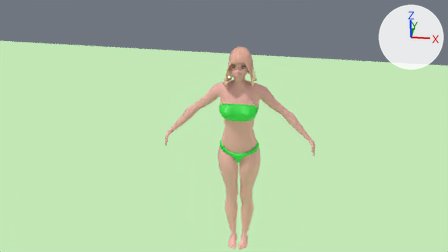
Before and after pictures for a commit that changed the Blender file WIP/human2.blend.
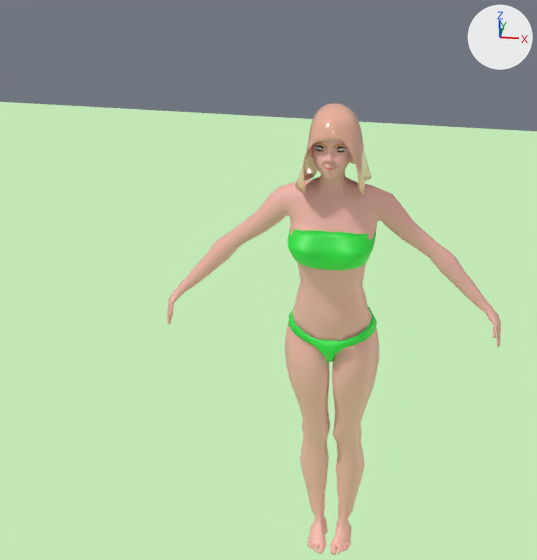
There are two pictures of each version: one from the file's camera 'Camera', one close up on the part from 20% to 74% of the width and 0% to 100% of the height. Lighting does not change. The marker at upper right points along +X, +Y and +Z.

The first close-up shows 'Bra', 'Grass', 'Human', 'Short Hair'.
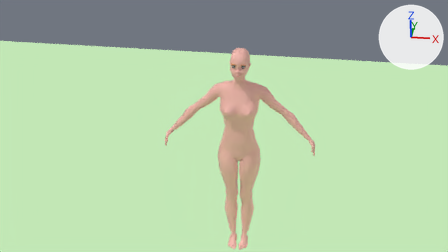
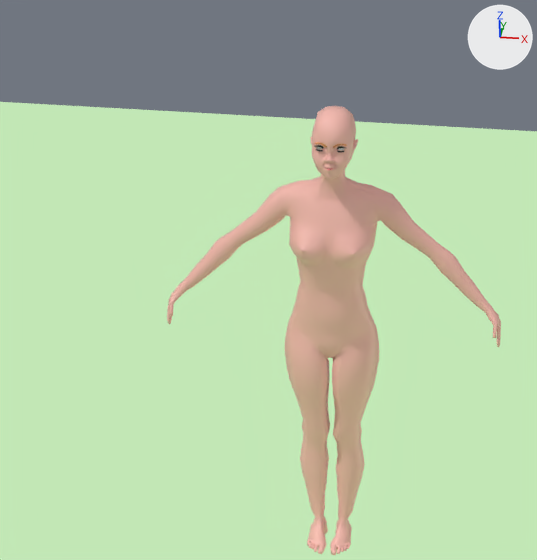
The change in detail:
Object 'Bra' (ob_bra) is deleted.
Object 'Short Hair' (ob_short_hair) is deleted.

Location of each change, (x1, y1, x2, y2) in pixels of the close-ups (537 x 560 px):
'Bra', deleted (green)
    before: (288, 229, 377, 362)
'Short Hair', deleted (beige)
    before: (295, 103, 371, 194)
